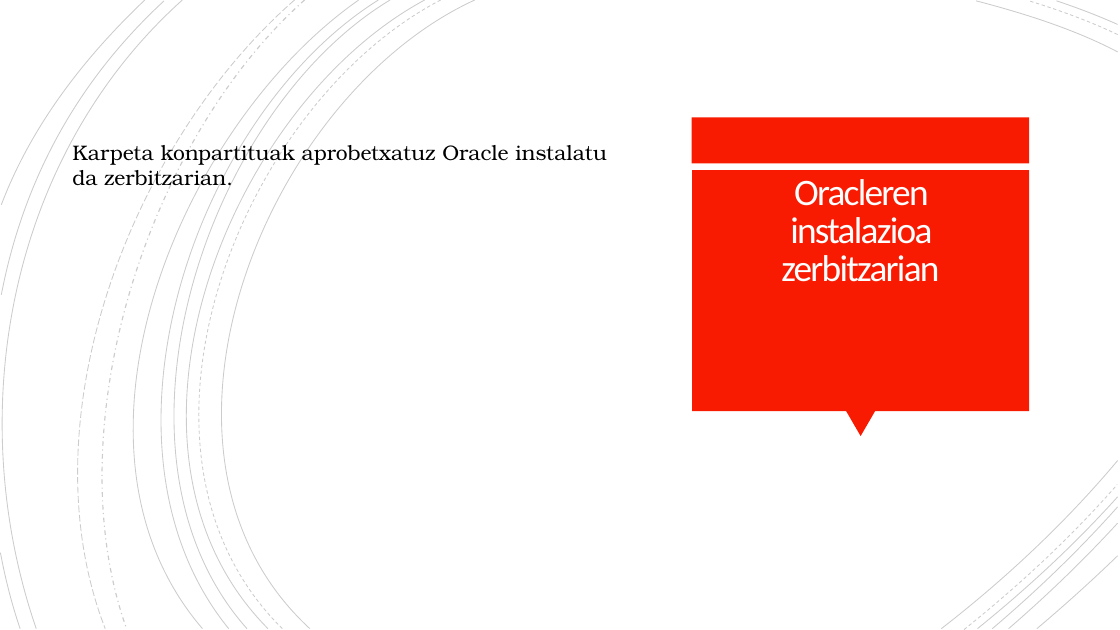
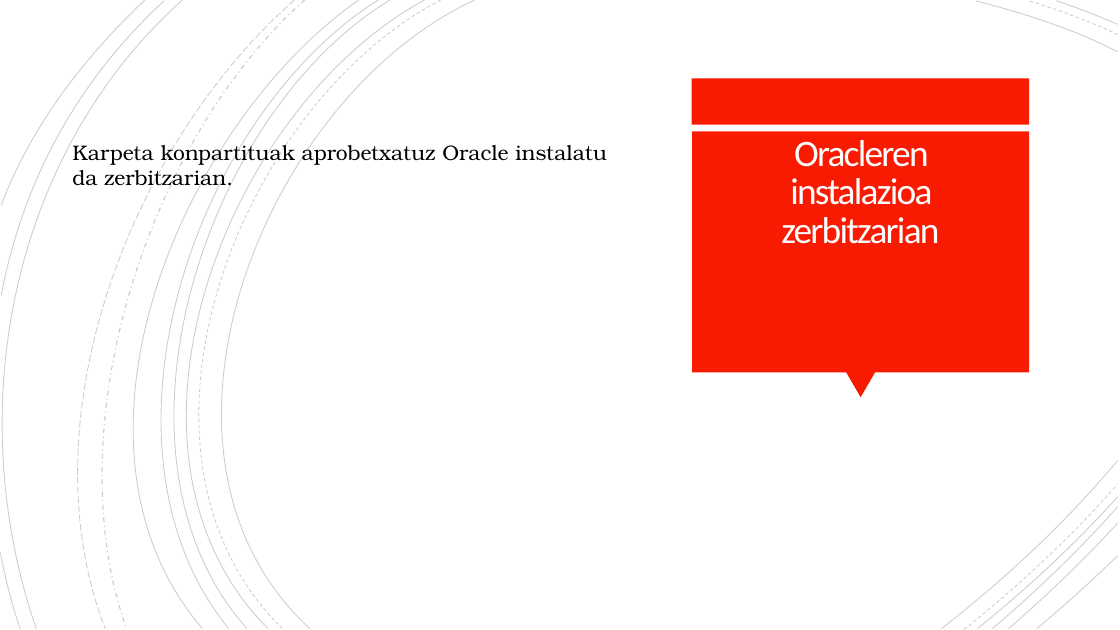
Before and after one commit to OceansForce/Erronka_5_Taldea, a slide deck: slide 10 of Aurkezpena/AurkezpenaTaldea5.pptx. Drawn at 1120x630 pixels with LibreOffice and Linux fonts; fonts in the diff are those of the drawing; background and template pictures are left out. Boxes give left, top, right and bottom in pixels: in the first picture for what was removed or moved away, otherwise in the second. Text is boxed around its words. In the diff, an @@ line names an element or a change of style, - is before the commit and + after.

```diff
--- a/Aurkezpena/AurkezpenaTaldea5.pptx
+++ b/Aurkezpena/AurkezpenaTaldea5.pptx
@@ 2 rectangles, 1 title, 1 triangle moved together from (x1=691, y1=118, x2=1029, y2=436) to (x1=691, y1=78, x2=1029, y2=397) @@
```
Also in this commit, not shown: 4 other slides changed, 2 slides added, 1 slide removed, 4 other files.
